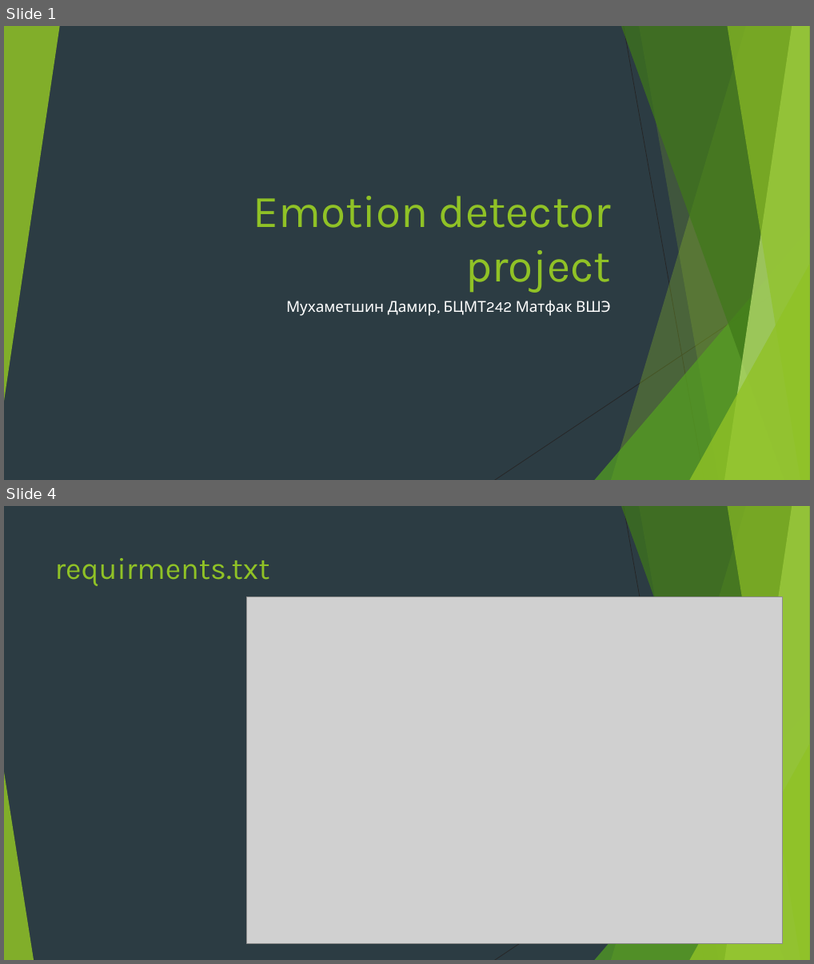
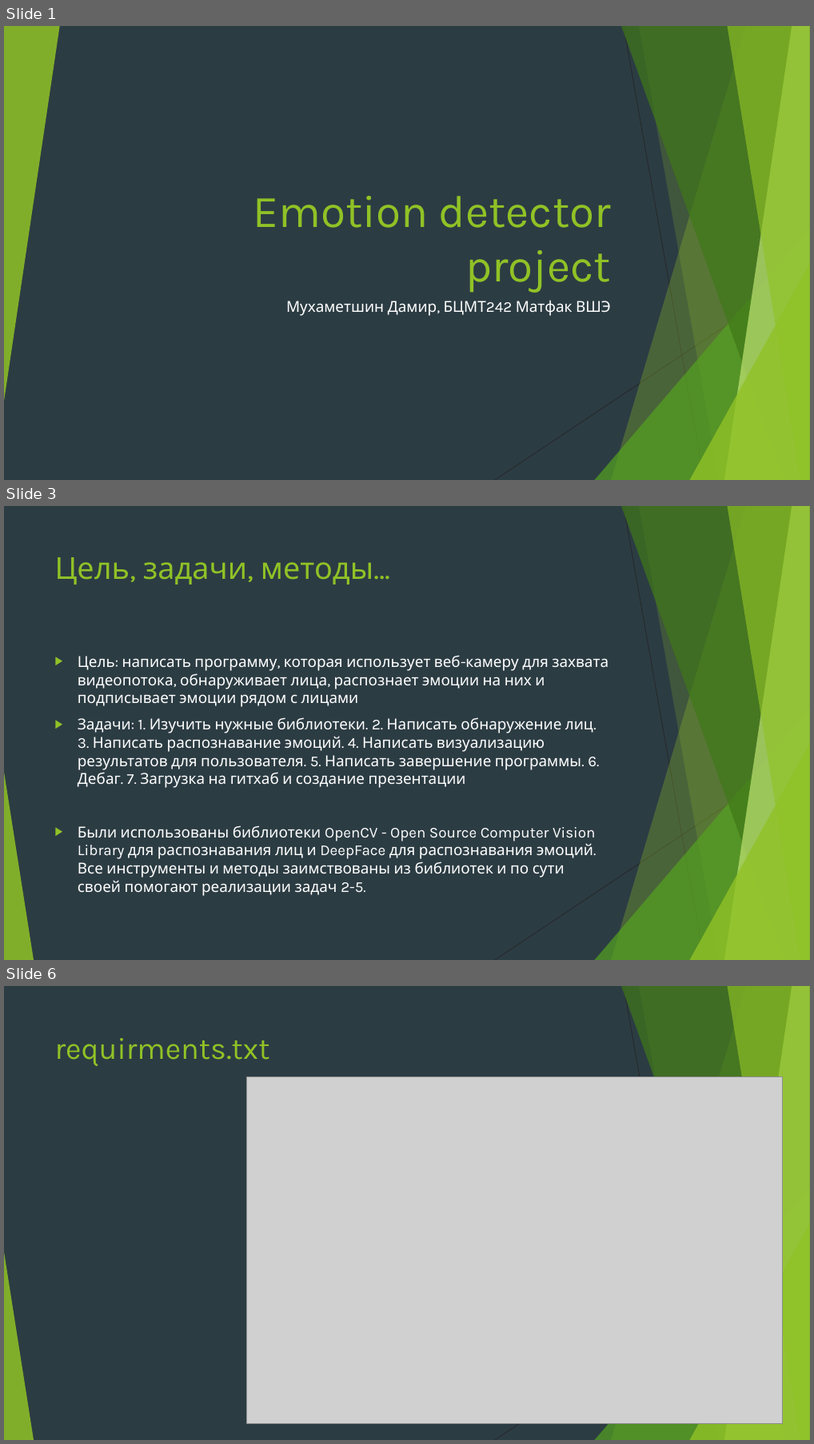
Before and after one commit to mrleoleclerc/project_emotion_detector, a slide deck: emotion detector.pptx. Shown one above the other, each under a label of ours: slides 1 and 4 before the commit, slides 1, 3 and 6 after it; the slides between them are not shown. The pictures are 814x964 and 814x1444 pixels, drawn with LibreOffice and Linux fonts; fonts in the diff are those of the drawing; grey boxes stand for pictures. Boxes give left, top, right and bottom in pixels: in the first picture for what was removed or moved away, otherwise in the second. Text is boxed around its words. In the diff, an @@ line names an element or a change of style, - is before the commit and + after.

```diff
--- a/emotion detector.pptx
+++ b/emotion detector.pptx
@@ slide 3 added at (4,506,810,960), background #2C3C43; not listed: 10 template elements that a slide beside it also shows @@
@@ title added at (55,557,374,584), 36 pt, text #90C226 @@
+Цель, задачи, методы…
@@ text added at (78,655,609,896), 18 pt, text #FFFFFF @@
+▶ Цель: написать программу, которая использует веб-камеру для захвата видеопотока, обнаруживает лица, распознает эмоции на них и подписывает эмоции рядом с лицами
+▶ Задачи: 1. Изучить нужные библиотеки. 2. Написать обнаружение лиц. 3. Написать распознавание эмоций. 4. Написать визуализацию результатов для пользователя. 5. Написать завершение программы. 6. Дебаг. 7. Загрузка на гитхаб и создание презентации
+▶ Были использованы библиотеки OpenCV - Open Source Computer Vision Library для распознавания лиц и DeepFace для распознавания эмоций. Все инструменты и методы заимствованы из библиотек и по сути своей помогают реализации задач 2-5.
@@ what was slide 4 is now slide 6 @@
```
Also in this commit, not shown: 1 slide changed, 1 other slide added.
